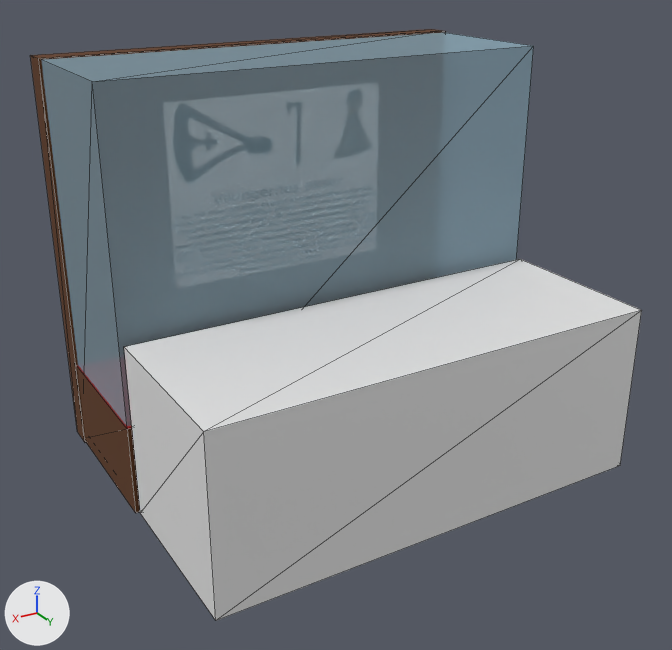
Two versions of the glTF model theroom/excersizes/museum/montre_oekser.gltf, one commit apart.
Both versions are drawn from a 50 mm camera at (5.33, 9.61, 5.94) aimed at (0.31, 1.25, 1.76). The lights are fixed; the arrows at lower left show +X, +Y and +Z. Mesh edges are drawn as thin lines. Where no turn or scale is listed for an object, it has been applied to the vertices.

The scene before the commit, as lines of its bpy script (objects in view):
```python
me_cube = bpy.data.meshes.new('Cube')
me_cube.from_pydata(...)  # a box spanning x -2.64..2.64, y -0.94..0.94, z -3.21..1.28
me_cube.materials.append(mat_material_001)  # blue #9fc1d1
me_cube_003 = bpy.data.meshes.new('Cube.003')
me_cube_003.from_pydata(...)  # a box spanning x -1.0..1.0, y -1.0..1.0, z -1.0..1.0
me_cube_023 = bpy.data.meshes.new('Cube.023')
me_cube_023.from_pydata(...)  # 8 vertices, 12 faces; spans x -2.67..2.67, y -0.94..0.94, z -0.11..0.94
# faces by material slot: [2, 10]
me_cube_023.materials.append(mat_material_002)  # red #950003
me_cube_023.materials.append(mat_material)  # brown #5d3617
ob_cube_006 = bpy.data.objects.new('Cube.006', me_cube_023)
ob_cube_006.location = (0.12, 0.17, 0.12)
ob_front_zone = bpy.data.objects.new('front.zone', me_cube_003)
ob_front_zone.location = (0.13, 2.16, 1.03)
ob_front_zone.scale = (2.62, 1.0, 1.0)
ob_glass_001 = bpy.data.objects.new('glass.001', me_cube)
ob_glass_001.location = (0.13, 0.11, 3.35)
# also in view: 'Cube.001' at (0.13, -0.85, 2.33)
```
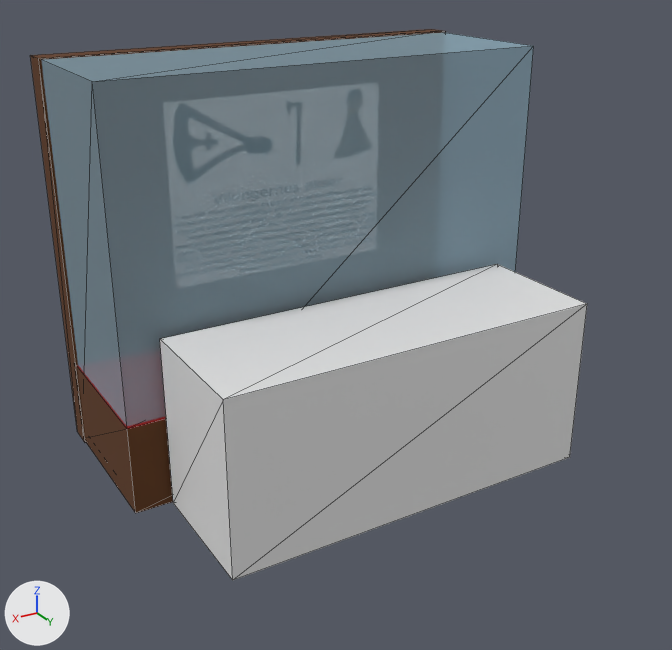
Where the change shows, as pixel boxes (x1, y1, x2, y2) in the pictures (672 x 650 px):
'front.zone', moved, rescaled (18% narrower, 13% shorter): before (124, 259, 642, 621); after (160, 264, 587, 580)

What the commit changed:
Object 'front.zone' (ob_front_zone) moves from (0.13, 2.16, 1.03) to (0.13, 1.94, 1.03).
Object 'front.zone' (ob_front_zone) is rescaled from (2.62, 1.0, 1.0) to (2.24, 0.778, 1.0).
